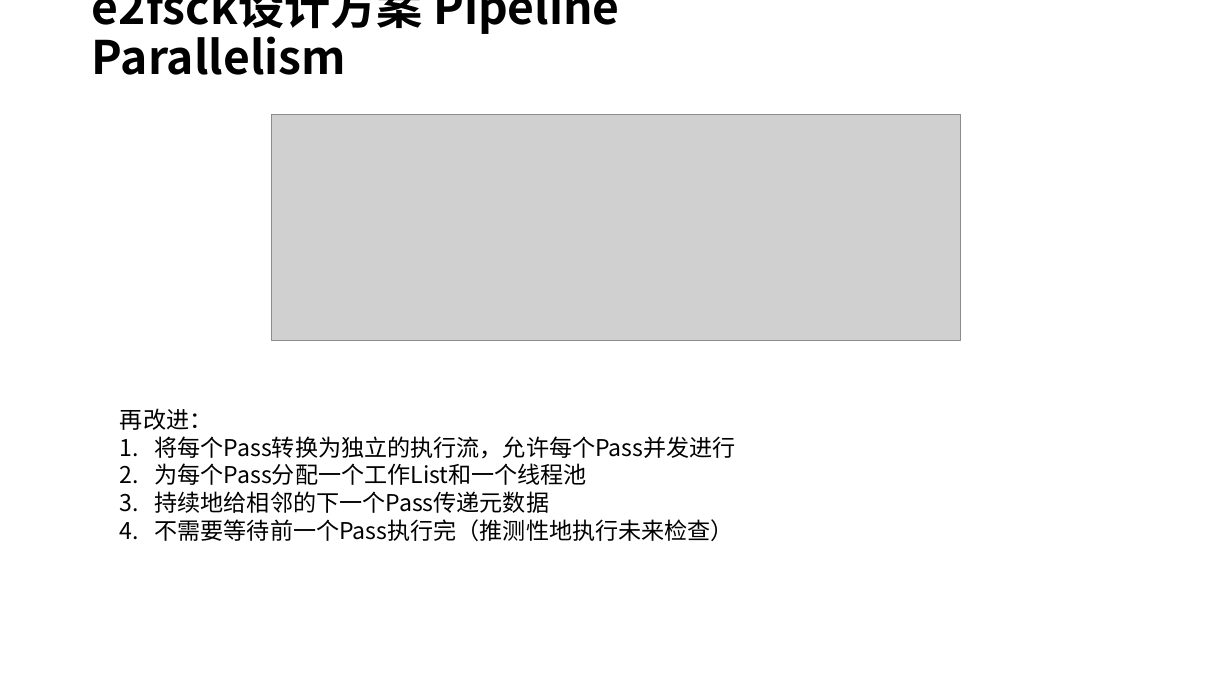
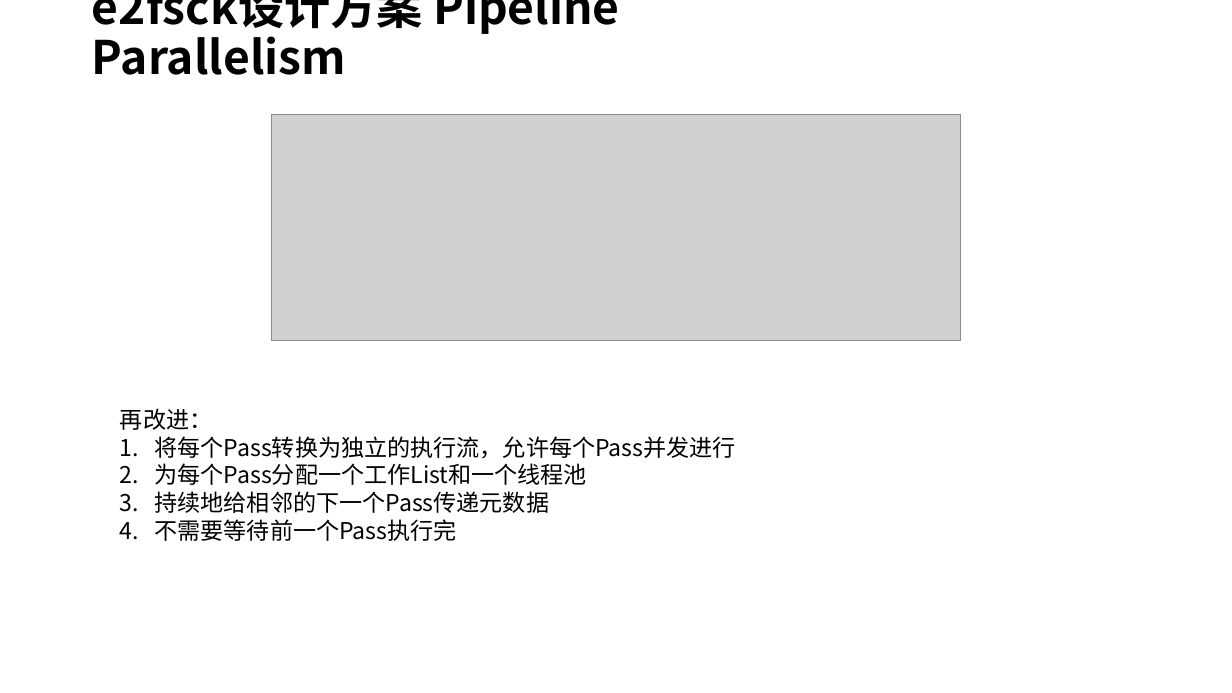
Before and after one commit to cs-course/data-center-course-assignment-2021, a slide deck: slide 12 of M202173701/presentation.pptx. Drawn at 1232x693 pixels with LibreOffice and Linux fonts; fonts in the diff are those of the drawing; grey boxes stand for pictures. Boxes give left, top, right and bottom in pixels: in the first picture for what was removed or moved away, otherwise in the second. Text is boxed around its words. In the diff, an @@ line names an element or a change of style, - is before the commit and + after.

```diff
--- a/M202173701/presentation.pptx
+++ b/M202173701/presentation.pptx
@@ text at bbox=[155, 519, 457, 541]: text changed @@
-4. 不需要等待前一个Pass执行完（推测性地执行未来检查）
+4. 不需要等待前一个Pass执行完
```
Also in this commit, not shown: 1 other slide changed.
